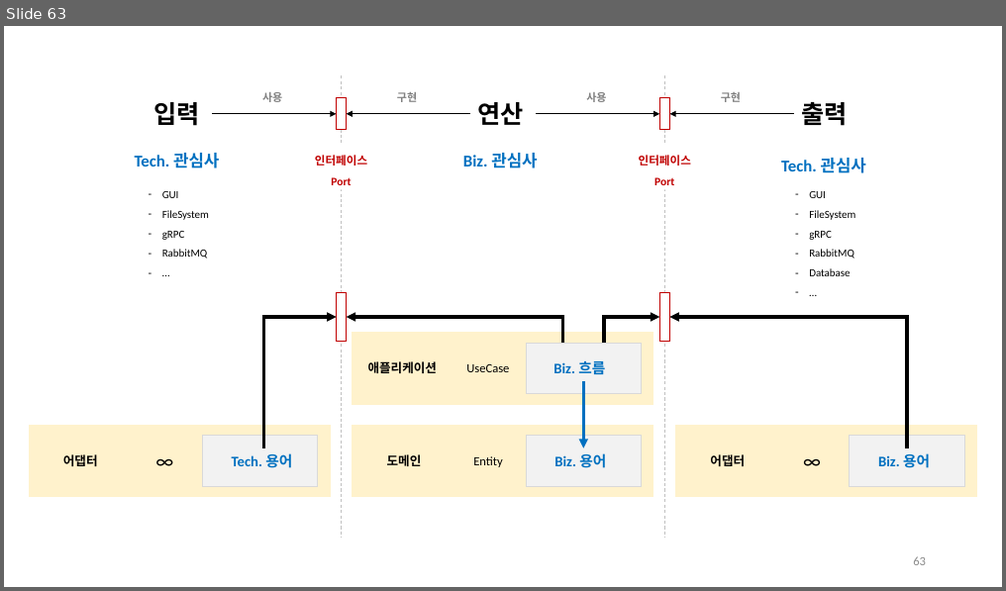
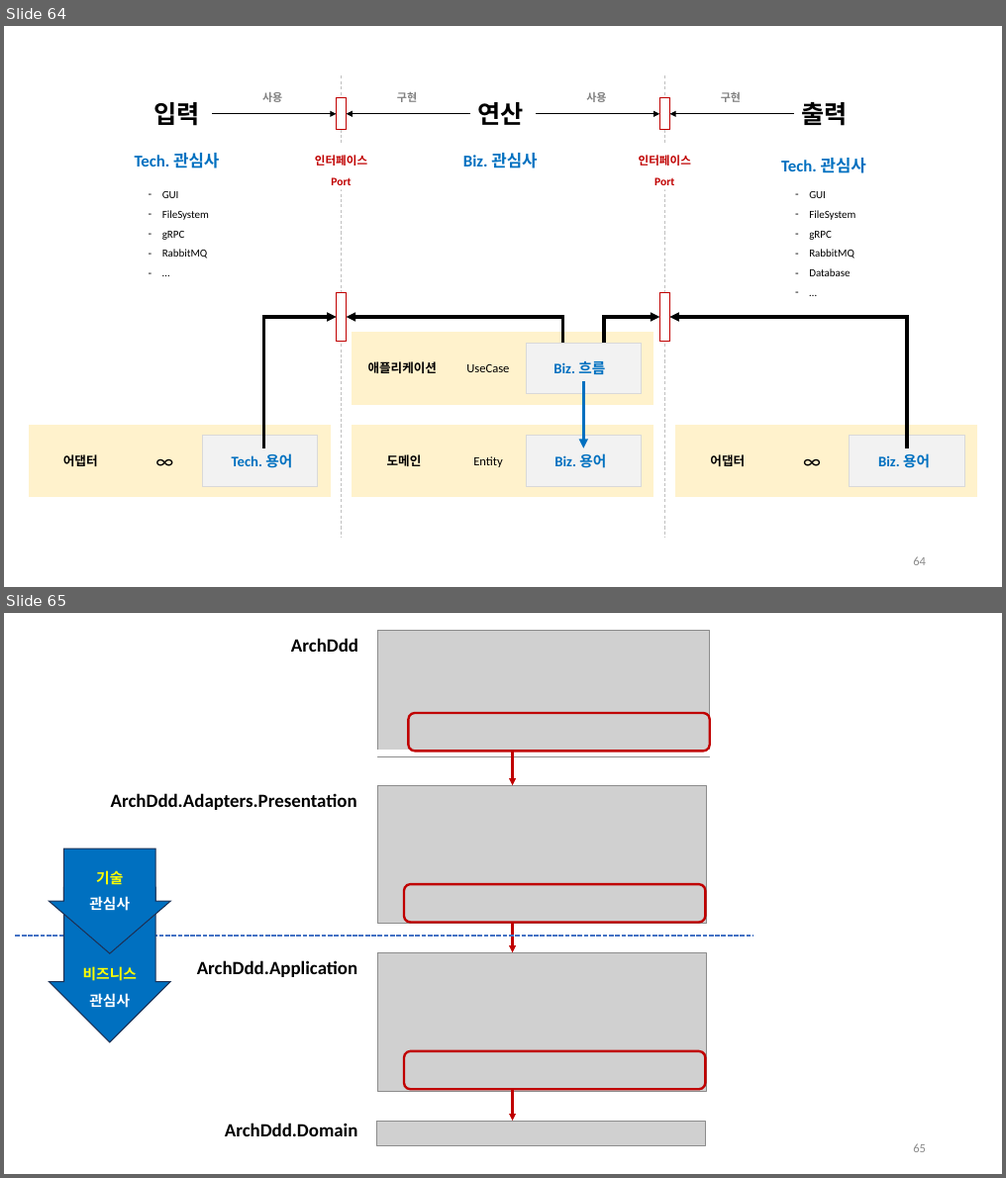
Before and after one commit to hhko/ArchDdd, a slide deck: README.pptx. Shown one above the other, each under a label of ours: slide 63 before the commit, slides 64 and 65 after it. The pictures are 1006x591 and 1006x1178 pixels, drawn with LibreOffice and Linux fonts; fonts in the diff are those of the drawing; grey boxes stand for pictures. Boxes give left, top, right and bottom in pixels: in the first picture for what was removed or moved away, otherwise in the second. Text is boxed around its words. In the diff, an @@ line names an element or a change of style, - is before the commit and + after.

```diff
--- a/README.pptx
+++ b/README.pptx
@@ slide 65 added at [4,613,1002,1174], background #FFFFFF @@
@@ text added at [291,638,358,652], 18 pt, text #000000, bold @@
+ArchDdd
@@ picture added at [377,630,710,757] @@
@@ rounded rectangle added at [408,713,710,752], outline #C00000 2.25 pt @@
@@ rectangle added at [377,750,710,756], fill #FFFFFF, outline #FFFFFF 1 pt @@
@@ arrow added from (512, 751) to (512, 786), #C00000 2.25 pt @@
@@ picture added at [377,786,707,925] @@
@@ text added at [111,793,357,810], 18 pt, text #000000, bold @@
+ArchDdd.Adapters.Presentation
@@ down arrow added at [49,849,170,954], fill #0070C0, outline #1E3256 1 pt @@
@@ text added at [89,870,130,911], 14 pt, text #FFFFFF, bold @@
+기술
+관심사
@@ down arrow added at [49,888,170,1043], fill #0070C0, outline #1E3256 1 pt @@
@@ rounded rectangle added at [404,884,706,923], outline #C00000 2.25 pt @@
@@ line added from (15, 936) to (753, 936), #4472C4 1.5 pt dashed @@
@@ arrow added from (512, 922) to (512, 953), #C00000 2.25 pt @@
@@ text added at [83,966,137,1008], 14 pt, text #FFFF00, bold @@
+비즈니스
+관심사
@@ text added at [197,960,357,977], 18 pt, text #000000, bold @@
+ArchDdd.Application
@@ picture added at [377,953,706,1092] @@
@@ rounded rectangle added at [404,1052,706,1090], outline #C00000 2.25 pt @@
@@ arrow added from (512, 1090) to (512, 1121), #C00000 2.25 pt @@
@@ text added at [225,1123,358,1137], 18 pt, text #000000, bold @@
+ArchDdd.Domain
@@ picture added at [376,1121,706,1146] @@
@@ page number added at [913,1144,926,1153], 12 pt, text #8C8C8C @@
+65
@@ what was slide 63 is now slide 64 @@
@@ page number at [913,557,926,566]: text changed @@
-63
+64
```
Also in this commit, not shown: 6 slides changed, 2 other slides added, 1 other file.
